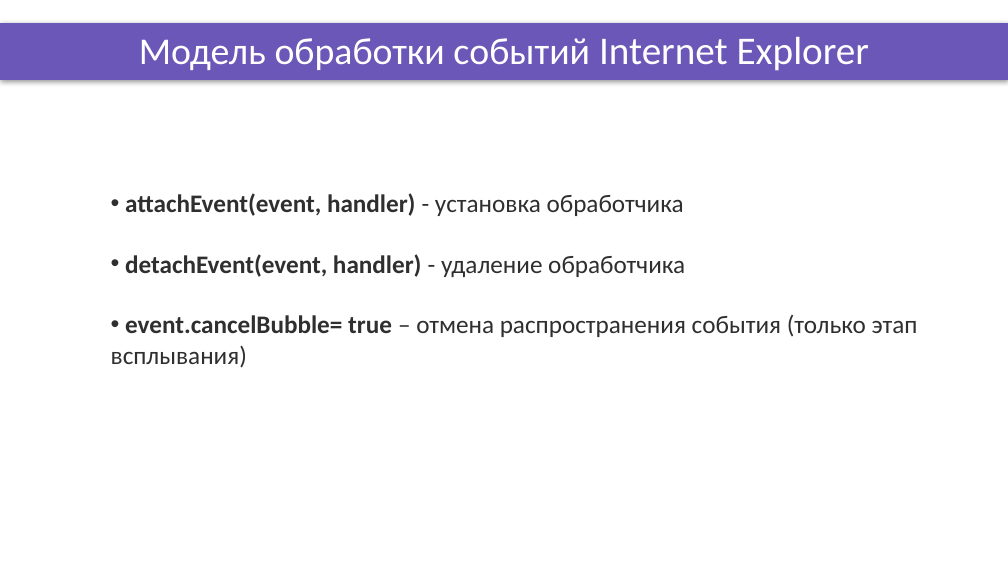
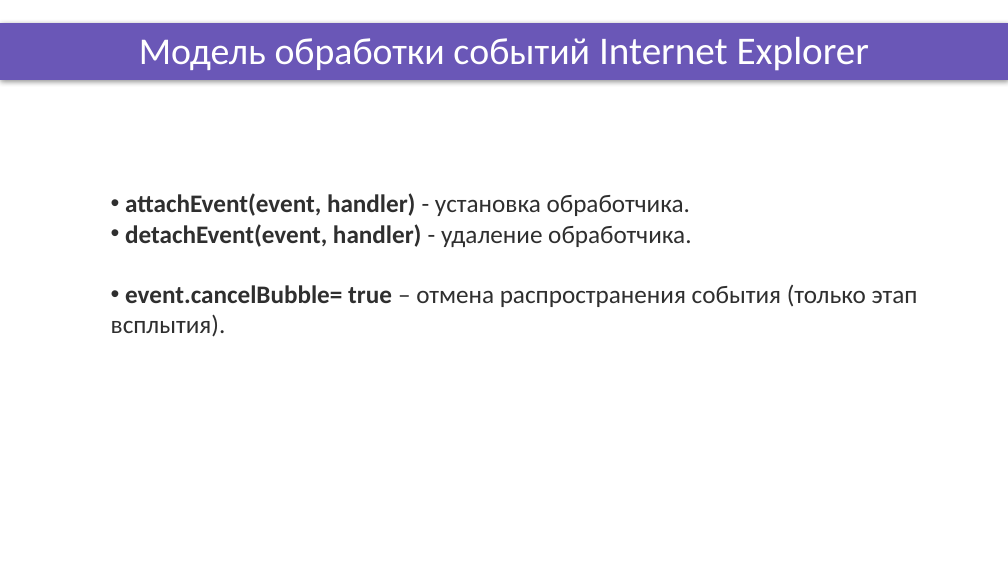
Before and after one commit to DinamickaDevelopment/ignite, a slide deck: slide 6 of JS/008_lesson/Presentation/events_1.pptx. Drawn at 1008x567 pixels with LibreOffice and Linux fonts; fonts in the diff are those of the drawing; background and template pictures are left out. Boxes give left, top, right and bottom in pixels: in the first picture for what was removed or moved away, otherwise in the second. Text is boxed around its words. In the diff, an @@ line names an element or a change of style, - is before the commit and + after.

```diff
--- a/JS/008_lesson/Presentation/events_1.pptx
+++ b/JS/008_lesson/Presentation/events_1.pptx
@@ text at (x1=111, y1=193, x2=918, y2=337): text changed @@
-• attachEvent(event, handler) - установка обработчика
-• detachEvent(event, handler) - удаление обработчика
-• event.cancelBubble= true – отмена распространения события (только этап всплывания)
+• attachEvent(event, handler) - установка обработчика.
+• detachEvent(event, handler) - удаление обработчика.
+• event.cancelBubble= true – отмена распространения события (только этап всплытия).
```
Also in this commit, not shown: 3 other slides changed, 13 other files.
